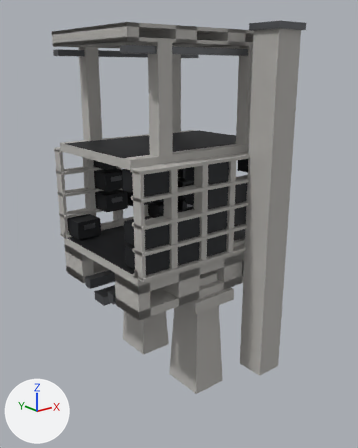
One commit to the FBX model Assets/_Project/04.Art/02.Models/Megastructure/SM_Mega_Bay_58.fbx: the scene before it, then after it.
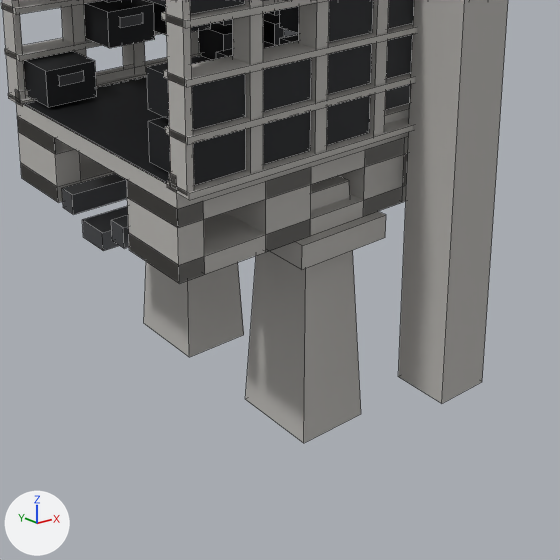
There are two pictures of each version: one whole from a camera (50 mm lens) standing at (-74.0, -96.9, 73.5) and looking at (0.8, -3.5, 36.1), one close up on the part from 16% to 88% of the width and 42% to 100% of the height. Arrows for +X, +Y and +Z are at lower left; the lights stay in place. The first two pictures are the older version. The close-ups show mesh edges as thin lines. Where no turn or scale is listed for an object, it has been applied to the vertices. Vertices at exactly the same position are counted once.

Names of what the first close-up shows: 'SM_Mega_Bay_58'.
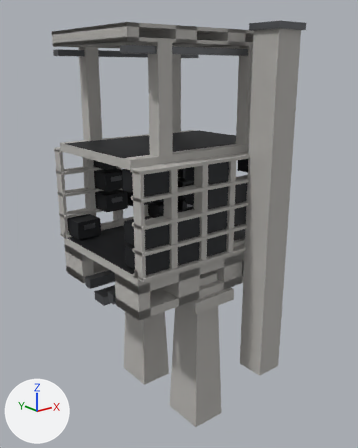
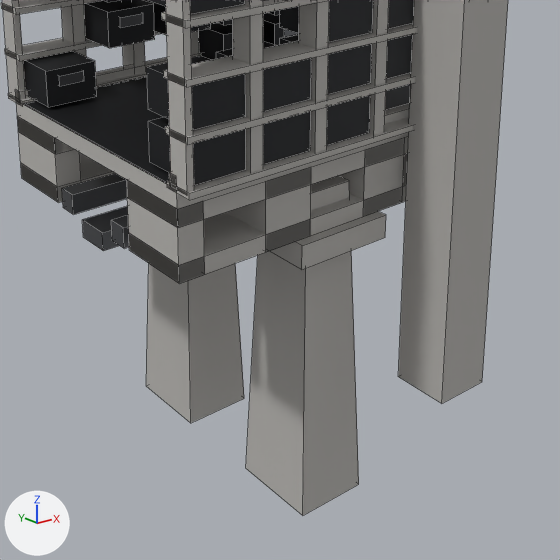
Edits to the bpy script that builds the scene:
```text
Change me_sm_mega_bay_58:
    used by ob_sm_mega_bay_58; location = (0.0, 0.0, 0.0)
    before: 0 (-4.5, -17.0, -4.0) at pixel (303, 443), 1 (4.5, -17.0, -4.0) at pixel (361, 413), 2 (4.5, -6.0, -4.0), 3 (-4.5, -6.0, -4.0) at pixel (245, 399), 16 (-4.5, 6.0, -4.0) at pixel (189, 357)
    before: 17 (4.5, 6.0, -4.0) at pixel (243, 334), 18 (4.5, 17.0, -4.0), 19 (-4.5, 17.0, -4.0) at pixel (143, 323)
    remove me_sm_mega_bay_58.from_pydata(...)  # 896 vertices, 696 faces; spans x -21.0..21.0, y -26.2..19.1, z -4.0..82.7
    add me_sm_mega_bay_58.from_pydata(...)  # 896 vertices, 696 faces; spans x -21.0..21.0, y -26.2..19.1, z -14.0..82.7
    me_sm_mega_bay_58 part 1
    add for i in [*range(0, 4), *range(16, 20)]: me_sm_mega_bay_58.vertices[i].co += Vector((0.0, 0.0, -10.0))
```

Pixel boxes [x1, y1, x2, y2] of what changed, in the close-ups (560 x 560 px; the box of a moved part takes in the faces that stretch with it):
'SM_Mega_Bay_58', reshaped: before [1, 0, 508, 443]; after [1, 0, 508, 515]
part 1 of me_sm_mega_bay_58, moved or reshaped: before [144, 181, 361, 443]; after [146, 181, 359, 515]
